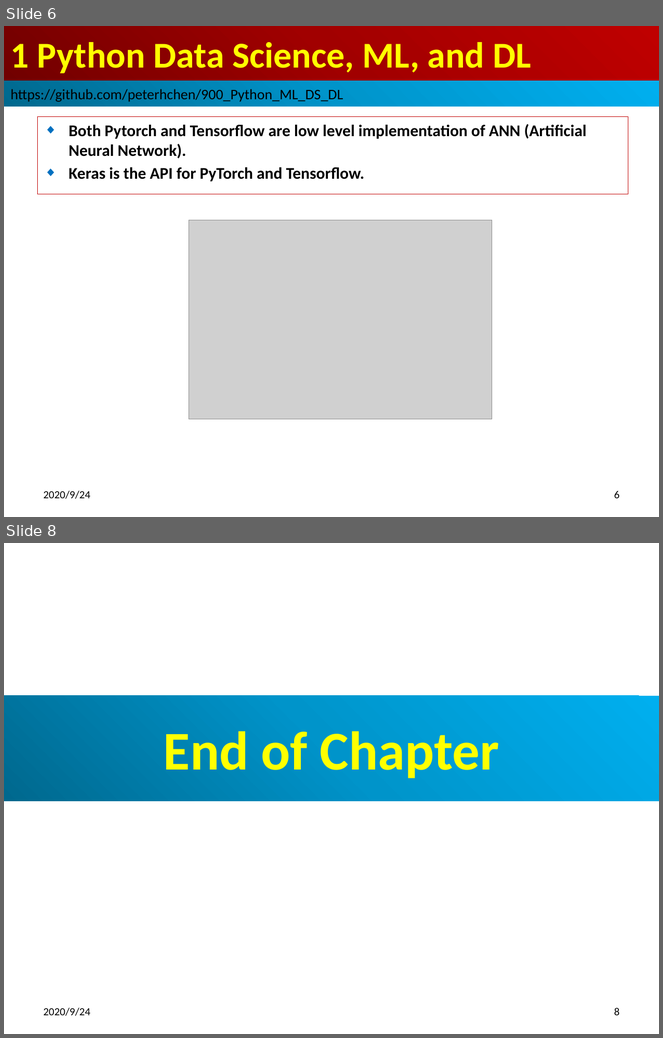
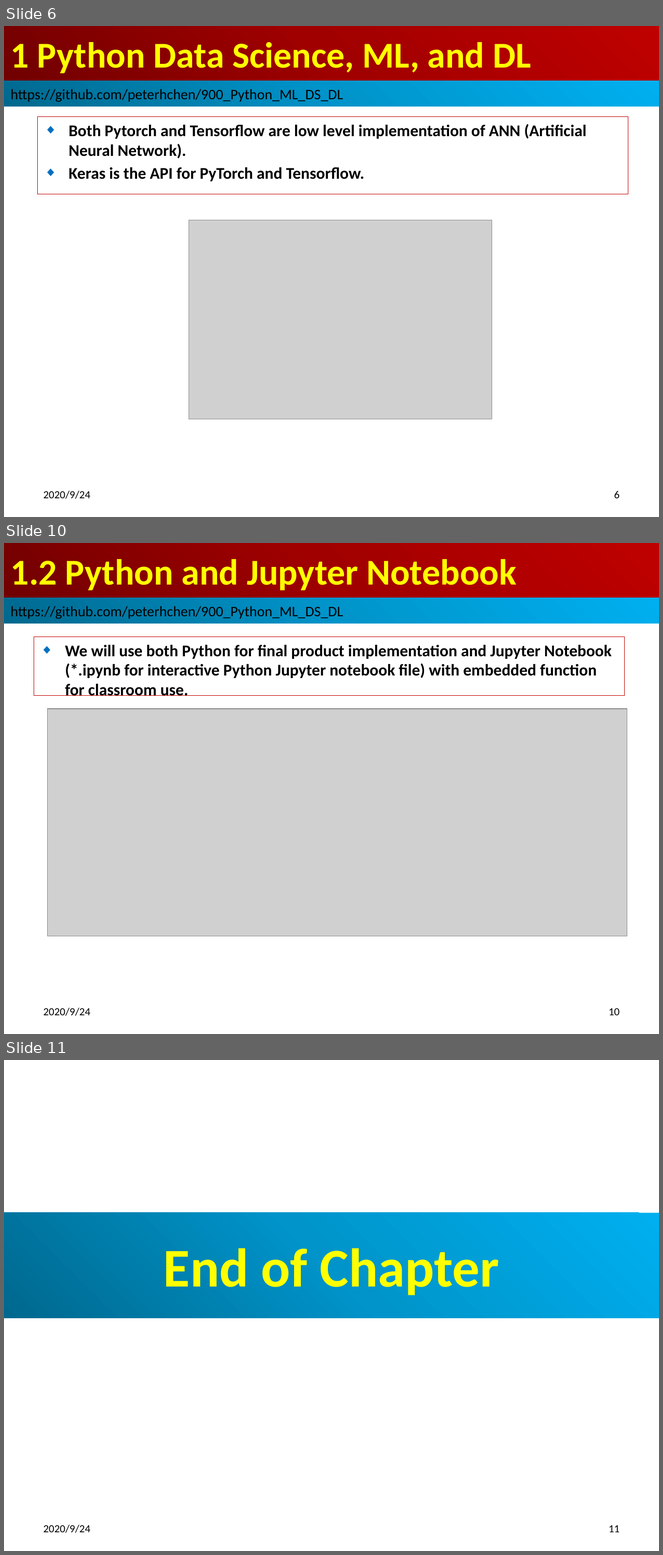
Before and after one commit to peterhchen/900_Python_ML_DS_DL, a slide deck: 001_intro.pptx. Shown one above the other, each under a label of ours: slides 6 and 8 before the commit, slides 6, 10 and 11 after it; the slides between them are not shown. The pictures are 663x1038 and 663x1555 pixels, drawn with LibreOffice and Linux fonts; fonts in the diff are those of the drawing; grey boxes stand for pictures. Boxes give left, top, right and bottom in pixels: in the first picture for what was removed or moved away, otherwise in the second. Text is boxed around its words. In the diff, an @@ line names an element or a change of style, - is before the commit and + after.

```diff
--- a/001_intro.pptx
+++ b/001_intro.pptx
@@ slide 10 added at (4, 543, 659, 1034), background #FFFFFF @@
@@ title added at (4, 543, 659, 598), fill gradient #720000 to #A20000 to #C00000, 40 pt, text #FFFF00, bold @@
+1.2 Python and Jupyter Notebook
@@ rectangle added at (4, 598, 659, 624), fill gradient #00688E to #0094CA to #00B0F0, 16 pt, text #000000 @@
+https://github.com/peterhchen/900_Python_ML_DS_DL
@@ subtitle added at (34, 637, 624, 696), outline #C00000 0.75 pt, 18 pt, text #000000, bold @@
+◆ We will use both Python for final product implementation and Jupyter Notebook (*.ipynb for interactive Python Jupyter notebook file) with embedded function for classroom use.
@@ picture added at (47, 709, 627, 936) @@
@@ text added at (44, 1008, 91, 1016), 12 pt, text #000000 @@
+2020/9/24
@@ page number added at (609, 1008, 620, 1016), 12 pt, text #000000 @@
+10
@@ what was slide 8 is now slide 11 @@
@@ page number at (609, 1525, 620, 1533): text changed @@
-8
+11
```
Also in this commit, not shown: 3 slides changed, 2 other slides added.
